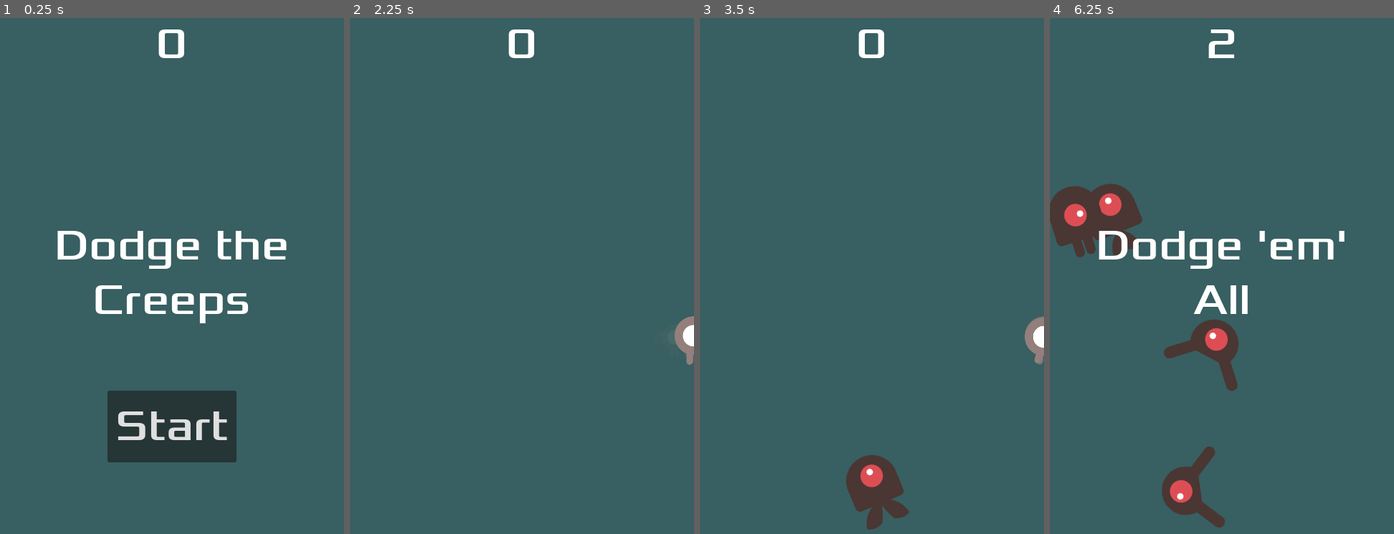
Above: before the commit, frames 1-4 (left to right).
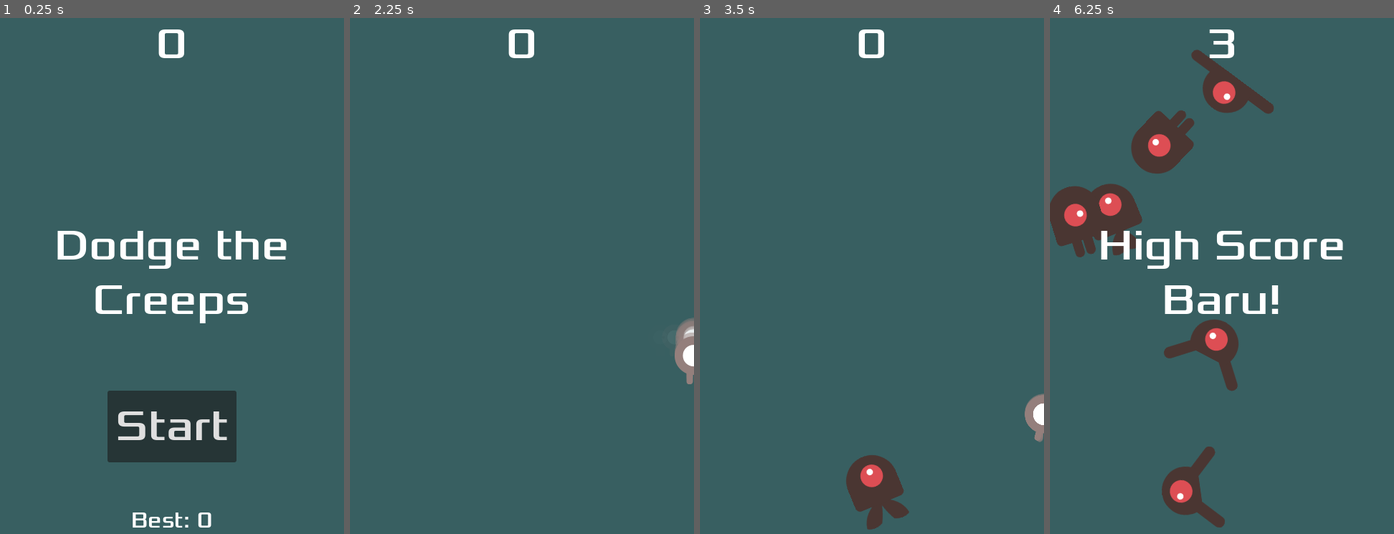
Above: after the commit, the same moments.

Repository: andriwahidin22/dodge-em-all
Game: Godot game, scene res://main.tscn
Same seed, same stepped clock (60 frames per second), same inputs: the game is played once before the commit and once after it.
Inputs (mouse positions are in pixels of both pictures, inside the frame that each line leads up to):
- Up to frame 1 (0.25 s): no input
- Up to frame 2 (2.25 s): click "Start" at 0.5 s; tap Enter at 1.25 s; move the mouse to (597, 250) at 1.27 s; hold D (move_right) 1.28-2 s; click (597, 250) at 1.42 s; drag from (453, 301) to (504, 379) at 2.02 s
- Up to frame 3 (3.5 s): move the mouse to (906, 162) at 2.77 s; hold D (move_right) from 2.78 s (still down); click (906, 162) at 2.92 s
- Up to frame 4 (6.25 s): release D (move_right) at 3.5 s; drag from (1204, 379) to (1118, 198) at 3.52 s; move the mouse to (1325, 353) at 4.27 s; hold A (move_left) 4.28-5 s; click (1325, 353) at 4.42 s; drag from (1118, 198) to (1170, 147) at 5.02 s; move the mouse to (1239, 276) at 5.77 s; hold S (move_down) from 5.78 s (still down); click (1239, 276) at 5.92 s

The runs differ from the first frame. In frame 1, 0.3% of the frame differs, in the area x 38-62%, y 95-99%; in frame 2, 0.5%; in frame 3, 0.8%; in frame 4, 5.8%, in the area x 14-86%, y 2-58%.

Commit message:
- Set touch for movement\n- Set fullscreen\n- Add high score

Diff:
--- a/hud.gd
+++ b/hud.gd
@@ -1,6 +1,10 @@
 extends CanvasLayer
 
 signal start_game
+
+func _ready():
+	# Saat game dibuka, tampilkan high score yang tersimpan di layar judul.
+	update_high_score(SaveManager.highest_score)
 
 func show_message(text):
 	$MessageLabel.text = text
@@ -8,11 +12,12 @@
 	$MessageTimer.start()
 
 
-func show_game_over():
-	show_message("Game Over")
+func show_game_over(new_record = false):
+	show_message("High Score\nBaru!" if new_record else "Game Over")
 	await $MessageTimer.timeout
-	$MessageLabel.text = "Dodge 'em'\nAll"
+	$MessageLabel.text = "Dodge 'em\nAll"
 	$MessageLabel.show()
+	$HighScoreLabel.show()  # tampil lagi di layar judul
 	await get_tree().create_timer(1).timeout
 	$StartButton.show()
 
@@ -20,9 +25,12 @@
 func update_score(score):
 	$ScoreLabel.text = str(score)
 
+func update_high_score(value):
+	$HighScoreLabel.text = "Best: %d" % value
 
 func _on_StartButton_pressed():
 	$StartButton.hide()
+	$HighScoreLabel.hide()  # sembunyikan selama bermain supaya layar bersih
 	start_game.emit()
 
 
--- a/hud.tscn
+++ b/hud.tscn
@@ -57,5 +57,19 @@
 [node name="MessageTimer" type="Timer" parent="." unique_id=1675980570]
 one_shot = true
 
+[node name="HighScoreLabel" type="Label" parent="." unique_id=1948366106]
+anchors_preset = 12
+anchor_top = 1.0
+anchor_right = 1.0
+anchor_bottom = 1.0
+offset_top = -23.0
+grow_horizontal = 2
+grow_vertical = 0
+pivot_offset = Vector2(-260, -240)
+theme_override_fonts/font = ExtResource("2_2jm3i")
+theme_override_font_sizes/font_size = 30
+text = "Best: 0"
+horizontal_alignment = 1
+
 [connection signal="pressed" from="StartButton" to="." method="_on_StartButton_pressed"]
 [connection signal="timeout" from="MessageTimer" to="." method="_on_MessageTimer_timeout"]
--- a/main.gd
+++ b/main.gd
@@ -3,10 +3,42 @@
 @export var mob_scene: PackedScene
 var score
 
+
+func _ready():
+	# Layar penuh: ukuran area permainan mengikuti layar perangkat (stretch aspect "expand"),
+	# jadi jalur spawn musuh dan posisi awal pemain dihitung ulang setiap ukuran layar berubah.
+	get_viewport().size_changed.connect(_update_play_area)
+	_update_play_area()
+
+
+func _update_play_area():
+	var area = get_viewport().get_visible_rect()
+	var left = area.position.x
+	var right = area.end.x
+	var top_edge = area.position.y
+	var bottom = area.end.y
+
+	# Jalur persegi mengelilingi layar, searah jarum jam (sama seperti jalur asli 480x720),
+	# supaya arah "tegak lurus jalur" tetap mengarah ke dalam layar.
+	var curve = Curve2D.new()
+	curve.add_point(Vector2(left, top_edge))
+	curve.add_point(Vector2(right, top_edge))
+	curve.add_point(Vector2(right, bottom))
+	curve.add_point(Vector2(left, bottom))
+	curve.add_point(Vector2(left, top_edge))
+	$MobPath.curve = curve
+
+	# Posisi awal pemain: tengah horizontal, 62,5% dari atas (sama seperti (240, 450) di layar 480x720).
+	$StartPosition.position = Vector2(left + area.size.x * 0.5, top_edge + area.size.y * 0.625)
+
 func game_over():
 	$ScoreTimer.stop()
 	$MobTimer.stop()
-	$HUD.show_game_over()
+	var new_record = score > SaveManager.highest_score
+	if new_record:
+		SaveManager.save_high_score(score)
+	$HUD.update_high_score(SaveManager.highest_score)
+	$HUD.show_game_over(new_record)
 	$Music.stop()
 	$DeathSound.play()
 
--- a/main.tscn
+++ b/main.tscn
@@ -23,6 +23,7 @@
 anchor_bottom = 1.0
 grow_horizontal = 2
 grow_vertical = 2
+mouse_filter = 2
 color = Color(0.219608, 0.372549, 0.380392, 1)
 
 [node name="Player" parent="." unique_id=927660131 instance=ExtResource("3_veqnc")]
--- a/player.gd
+++ b/player.gd
@@ -4,6 +4,13 @@
 
 @export var speed = 400 # How fast the player will move (pixels/sec).
 var screen_size # Size of the game window.
+
+# Kontrol sentuh relatif: karakter ikut bergerak sejauh jari digeser,
+# bukan berpindah ke posisi jari. Jadi jari bisa diletakkan di mana saja
+# (misalnya di bawah karakter) dan karakter tetap terlihat.
+@export var touch_sensitivity = 1.0 # 1.0 = karakter bergerak sejauh jari bergeser.
+# Sisa gerakan jari yang belum dijalankan karakter (piksel).
+var touch_pending = Vector2.ZERO
 
 func _ready():
 	screen_size = get_viewport_rect().size
@@ -23,12 +30,24 @@
 
 	if velocity.length() > 0:
 		velocity = velocity.normalized() * speed
+	elif touch_pending.length() > 0.5:
+		# Tidak ada input keyboard: jalankan gerakan jari yang tersisa.
+		# Dibatasi `speed` per detik supaya geseran cepat tidak membuat karakter "teleport".
+		var step = touch_pending.limit_length(speed * delta)
+		touch_pending -= step
+		velocity = step / delta
+	else:
+		touch_pending = Vector2.ZERO
+
+	if velocity.length() > 0:
 		$AnimatedSprite2D.play()
 	else:
 		$AnimatedSprite2D.stop()
 
 	position += velocity * delta
-	position = position.clamp(Vector2.ZERO, screen_size)
+	# Batas layar dibaca ulang setiap frame karena ukuran layar bisa berubah (layar penuh / rotasi / resize window).
+	var area = get_viewport_rect()
+	position = position.clamp(area.position, area.end)
 
 	if velocity.x != 0:
 		$AnimatedSprite2D.animation = &"right"
@@ -40,7 +59,17 @@
 		rotation = PI if velocity.y > 0 else 0
 
 
+func _unhandled_input(event):
+	# Hanya jari pertama (index 0) yang dipakai untuk bergerak.
+	# _unhandled_input dipakai supaya sentuhan pada tombol UI (Start) tidak ikut menggerakkan Player.
+	# Menyentuh layar (InputEventScreenTouch) sengaja tidak menggerakkan karakter;
+	# hanya pergeseran jari (InputEventScreenDrag) yang dihitung.
+	if event is InputEventScreenDrag and event.index == 0 and visible:
+		touch_pending += event.relative * touch_sensitivity
+
+
 func start(pos):
+	touch_pending = Vector2.ZERO
 	position = pos
 	rotation = 0
 	show()
--- a/project.godot
+++ b/project.godot
@@ -11,11 +11,16 @@
 [application]
 
 config/name="Dodge 'em All"
-config/description="Survival arena shooter berbasis demo resmi Dodge the Creeps (Godot)."
+config/description="Game bertahan hidup 2D: hindari 10 wave musuh dengan 3 nyawa. Berbasis demo resmi Dodge the Creeps (Godot)."
+config/version="0.1"
 config/tags=PackedStringArray("2d")
 run/main_scene="res://main.tscn"
 config/features=PackedStringArray("4.7")
 config/icon="res://icon.webp"
+
+[autoload]
+
+SaveManager="*uid://b8hmv6kadmkpe"
 
 [display]
 
@@ -24,6 +29,9 @@
 window/size/window_width_override=480
 window/size/window_height_override=720
 window/stretch/mode="canvas_items"
+window/stretch/aspect="expand"
+window/handheld/orientation=1
+window/size/mode.mobile=3
 
 [input]
 
@@ -66,7 +74,12 @@
 ]
 }
 
+[input_devices]
+
+pointing/emulate_touch_from_mouse=true
+
 [rendering]
 
 renderer/rendering_method="gl_compatibility"
 renderer/rendering_method.mobile="gl_compatibility"
+textures/vram_compression/import_etc2_astc=true
--- /dev/null
+++ b/save_manager.gd
@@ -0,0 +1,34 @@
+extends Node
+
+
+var highest_score = 0
+
+# Called when the node enters the scene tree for the first time.
+func _ready() -> void:
+	load_high_score()
+
+
+# Called every frame. 'delta' is the elapsed time since the previous frame.
+func _process(delta: float) -> void:
+	pass
+
+func load_high_score():
+	var config = ConfigFile.new()
+	# Load data from a file.
+	var err = config.load("user://save.cfg")
+	# If the file didn't load, ignore it.
+	if err != OK:
+		return
+
+	# Iterate over all sections.
+	var high_score = config.get_value("scores", "high_score", 0)
+	highest_score = high_score
+
+func save_high_score(value):
+	var config = ConfigFile.new()
+	# Store some values.
+	config.set_value("scores", "high_score", value)
+	highest_score = value
+
+	# Save it to a file (overwrite if already exists).
+	config.save("user://save.cfg")
Not shown, added: export_presets.cfg
Not shown, added: save_manager.gd.uid
Not shown, changed: README.md
